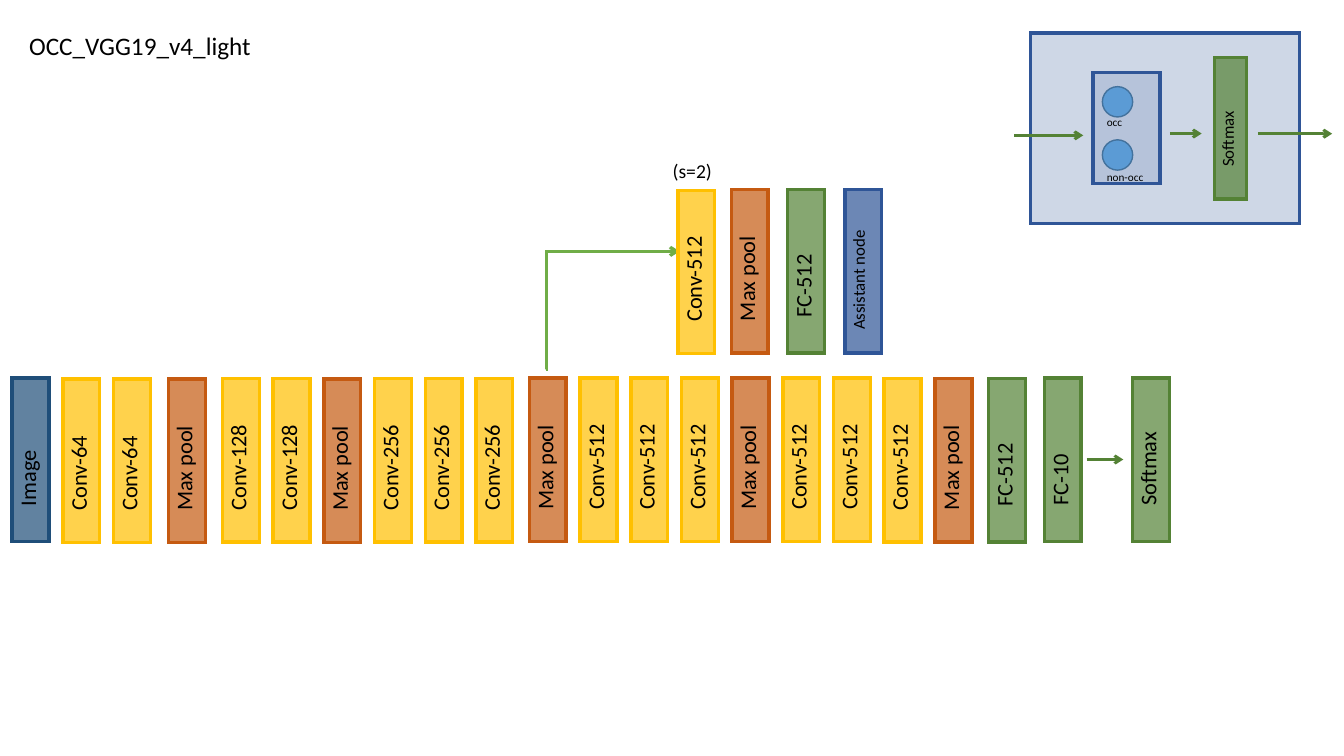
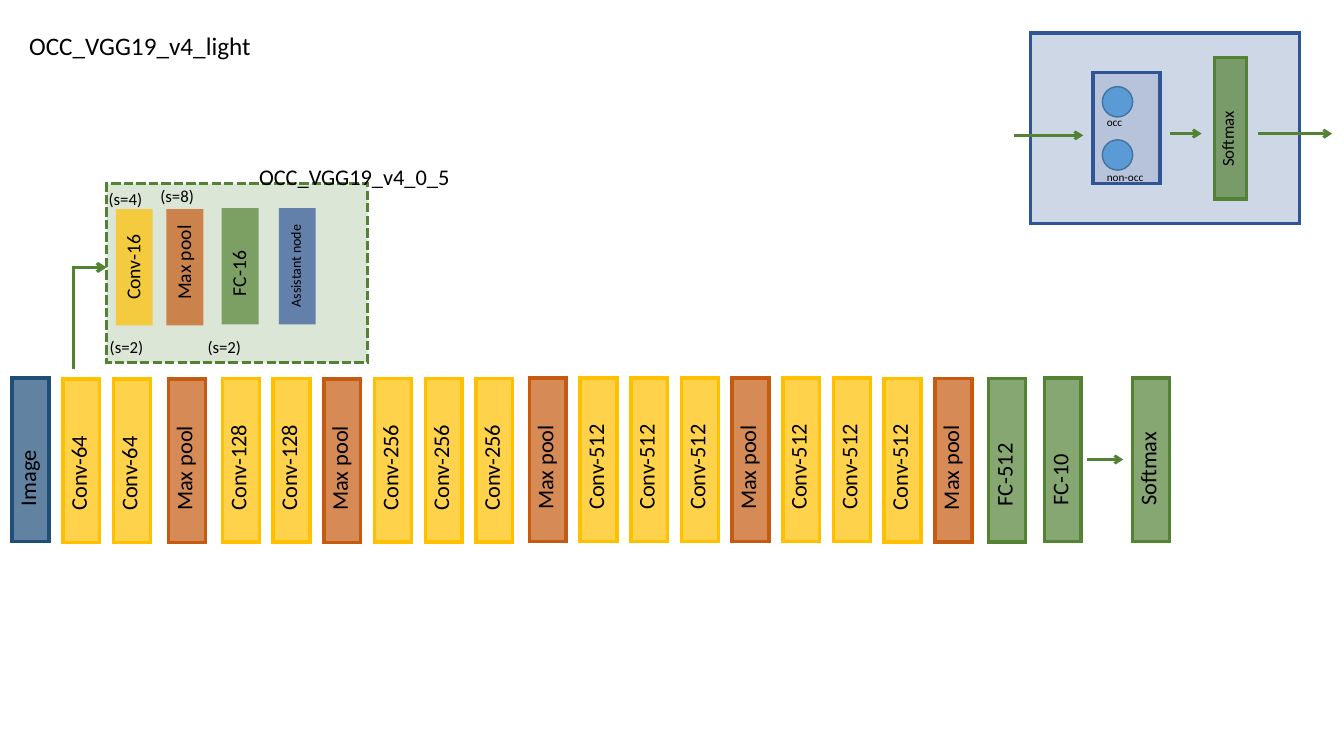
Before and after one commit to ZucchiniTang/Assistant_Unit, a slide deck: slide 11 of Graph.pptx. Drawn at 1344x756 pixels with LibreOffice and Linux fonts; fonts in the diff are those of the drawing. Boxes give left, top, right and bottom in pixels: in the first picture for what was removed or moved away, otherwise in the second. Text is boxed around its words. In the diff, an @@ line names an element or a change of style, - is before the commit and + after.

```diff
--- a/Graph.pptx
+++ b/Graph.pptx
@@ text added at [259, 170, 449, 191], 16 pt, text #000000 @@
+OCC_VGG19_v4_0_5
@@ rectangle added at [107, 184, 368, 362], fill #548235 at 20% opacity, outline #548235 2.25 pt dashed @@
@@ text added at [109, 193, 143, 207], 12 pt, text #000000 @@
+(s=4)
@@ rectangle added at [116, 209, 153, 325], fill #FFC000 at 70% opacity @@
@@ text added at [160, 190, 194, 204], 12 pt, text #000000 @@
+(s=8)
@@ text "Max pool": place and size @@
-text "Max pool" at [734, 242, 761, 319]
+text "Max pool" at [172, 230, 196, 298]
@@ text "Max pool" at [172, 230, 196, 298]: size 16 to 14 pt @@
@@ rectangle added at [166, 209, 204, 325], fill #C55A11 at 70% opacity @@
@@ rectangle added at [222, 208, 259, 324], fill #548235 at 70% opacity @@
@@ rectangle added at [279, 208, 317, 324], fill #2F5597 at 70% opacity @@
@@ text "Assistant node": place and size @@
-text "Assistant node" at [849, 233, 869, 328]
+text "Assistant node" at [288, 227, 305, 307]
@@ text "Assistant node" at [288, 227, 305, 307]: size 12 to 10 pt @@
@@ rectangle removed at [679, 191, 716, 354] @@
@@ rectangle removed at [732, 190, 769, 353] @@
@@ rectangle removed at [787, 190, 825, 353] @@
@@ rectangle removed at [845, 190, 882, 353] @@
@@ elbow arrow added from (74, 369) to (107, 267), #548235 2.25 pt @@
@@ text added at [122, 241, 146, 298], 14 pt, text #000000 @@
+Conv-16
@@ text added at [228, 255, 252, 295], 14 pt, text #000000 @@
+FC-16
@@ elbow arrow removed from (546, 369) to (680, 251) @@
@@ text removed at [680, 244, 707, 319] @@
-Conv-512
@@ text removed at [790, 261, 817, 316] @@
-FC-512
@@ text "(s=2)": place and size @@
-text "(s=2)" at [673, 164, 712, 181]
+text "(s=2)" at [110, 341, 144, 355]
@@ text "(s=2)" at [110, 341, 144, 355]: size 14 to 12 pt @@
@@ text added at [208, 341, 242, 355], 12 pt, text #000000 @@
+(s=2)
```
Also in this commit, not shown: 4 other slides changed, 13 slides added, 1 slide removed.
